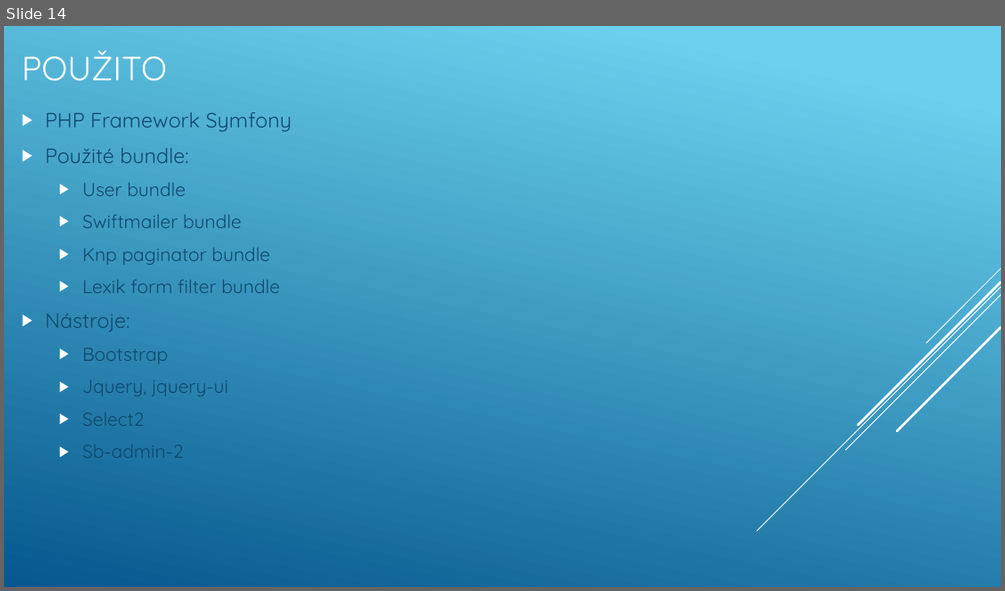
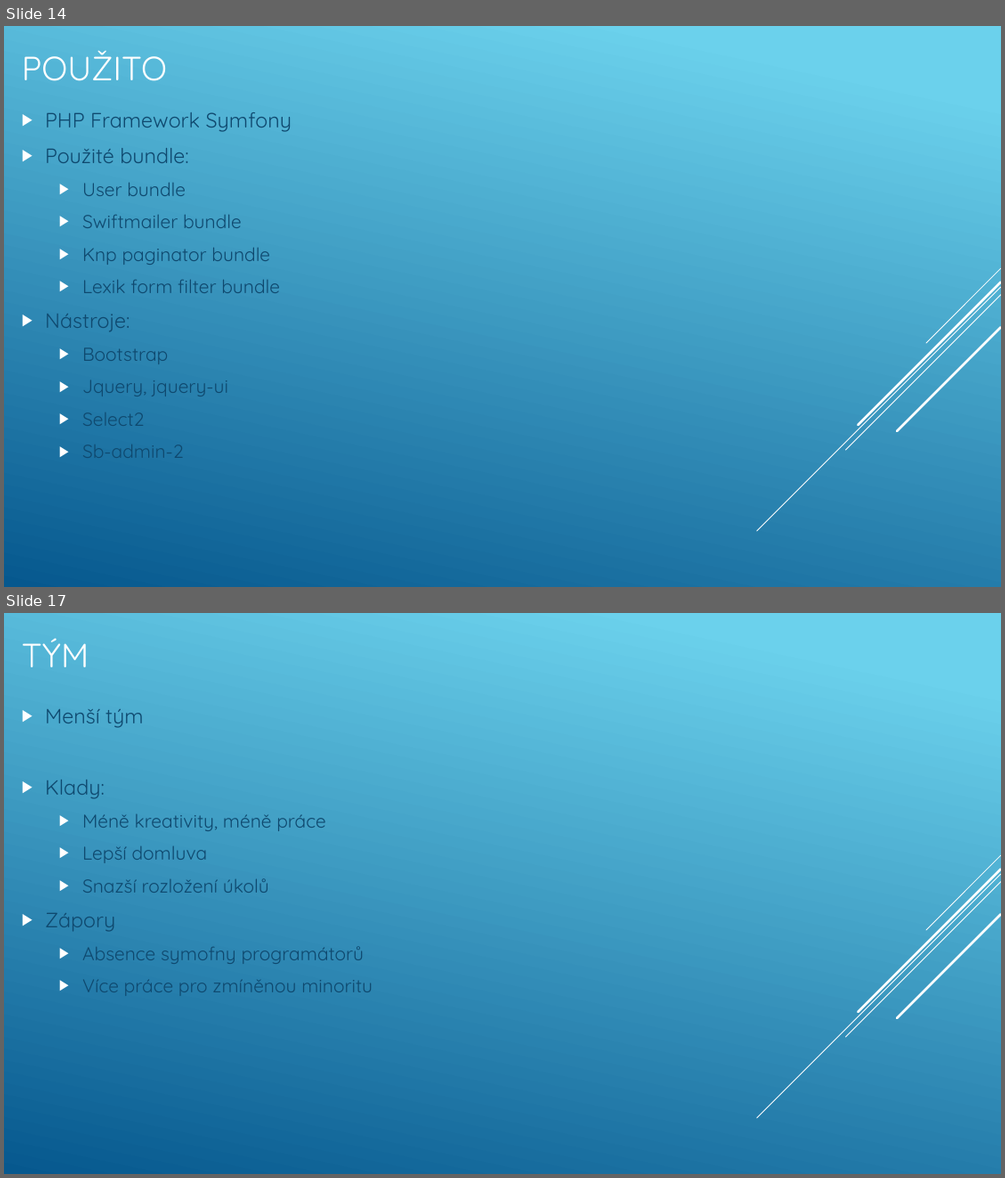
Before and after one commit to BulakM/RSP, a slide deck: Prezentace/Logos polytechnikos.pptx. Shown one above the other, each under a label of ours: slide 14 before the commit, slides 14 and 17 after it; the slides between them are not shown. The pictures are 1005x591 and 1005x1178 pixels, drawn with LibreOffice and Linux fonts; fonts in the diff are those of the drawing. Boxes give left, top, right and bottom in pixels: in the first picture for what was removed or moved away, otherwise in the second. Text is boxed around its words. In the diff, an @@ line names an element or a change of style, - is before the commit and + after.

```diff
--- a/Prezentace/Logos polytechnikos.pptx
+++ b/Prezentace/Logos polytechnikos.pptx
@@ slide 17 added at bbox=[4, 613, 1001, 1174], background gradient #6ED2EB to #06588E; not listed: 5 template elements that a slide beside it also shows @@
@@ title added at bbox=[22, 638, 89, 667], 32.4 pt, text #FFFFFF @@
+TÝM
@@ text added at bbox=[45, 709, 372, 996], 18 pt, text #0F496F @@
+▶ Menší tým
+▶ Klady:
+  ▶ Méně kreativity, méně práce
+  ▶ Lepší domluva
+  ▶ Snazší rozložení úkolů
+▶ Zápory
+  ▶ Absence symofny programátorů
+  ▶ Více práce pro zmíněnou minoritu
```
Also in this commit, not shown: 3 other slides added, 1 slide removed.
